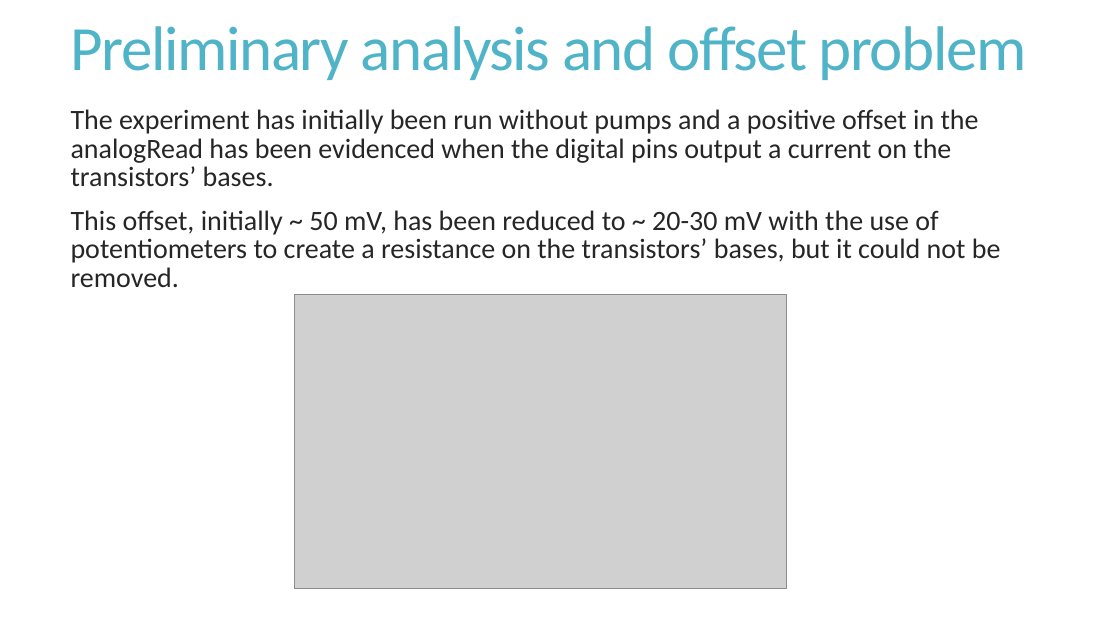
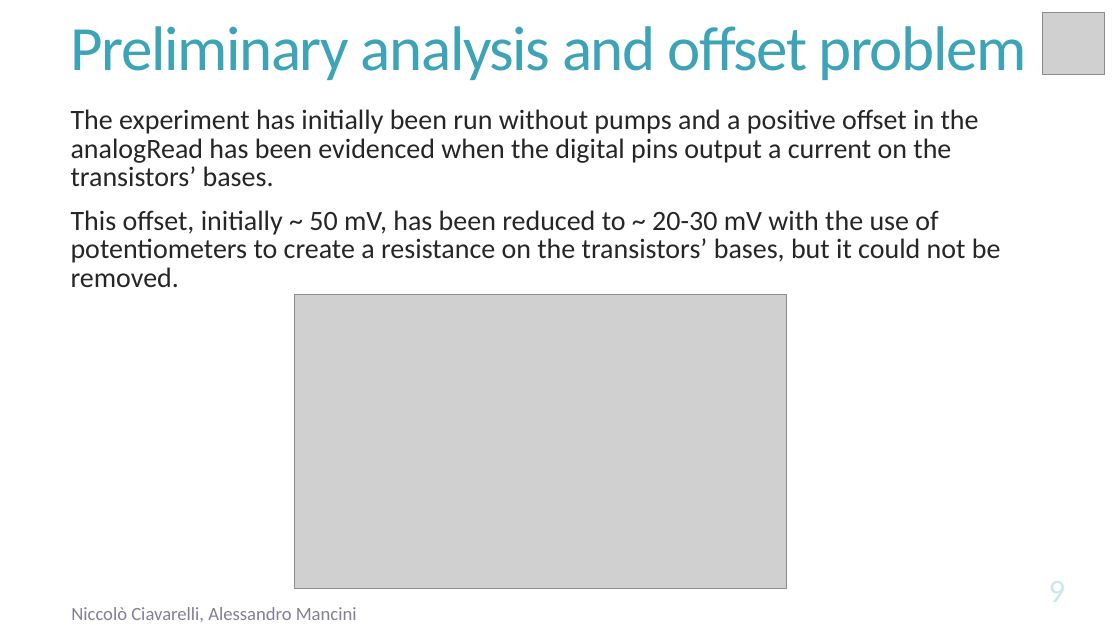
Before and after one commit to ciavanick/ArtificialPancreas, a slide deck: slide 9 of Presentation.pptx. Drawn at 1120x630 pixels with LibreOffice and Linux fonts; fonts in the diff are those of the drawing; grey boxes stand for pictures. Boxes give left, top, right and bottom in pixels: in the first picture for what was removed or moved away, otherwise in the second. Text is boxed around its words. In the diff, an @@ line names an element or a change of style, - is before the commit and + after.

```diff
--- a/Presentation.pptx
+++ b/Presentation.pptx
@@ title "Preliminary analysis and offset problem" at (71,26,1027,80): text colour #50B4C8 to #3DA3B7 @@
@@ picture added at (1043,13,1104,74) @@
@@ text added at (71,607,357,622), 16 pt, text #635F7C at 80% opacity @@
+Niccolò Ciavarelli, Alessandro Mancini
```
Also in this commit, not shown: 10 other slides changed, 5 slides added, 2 other files.
